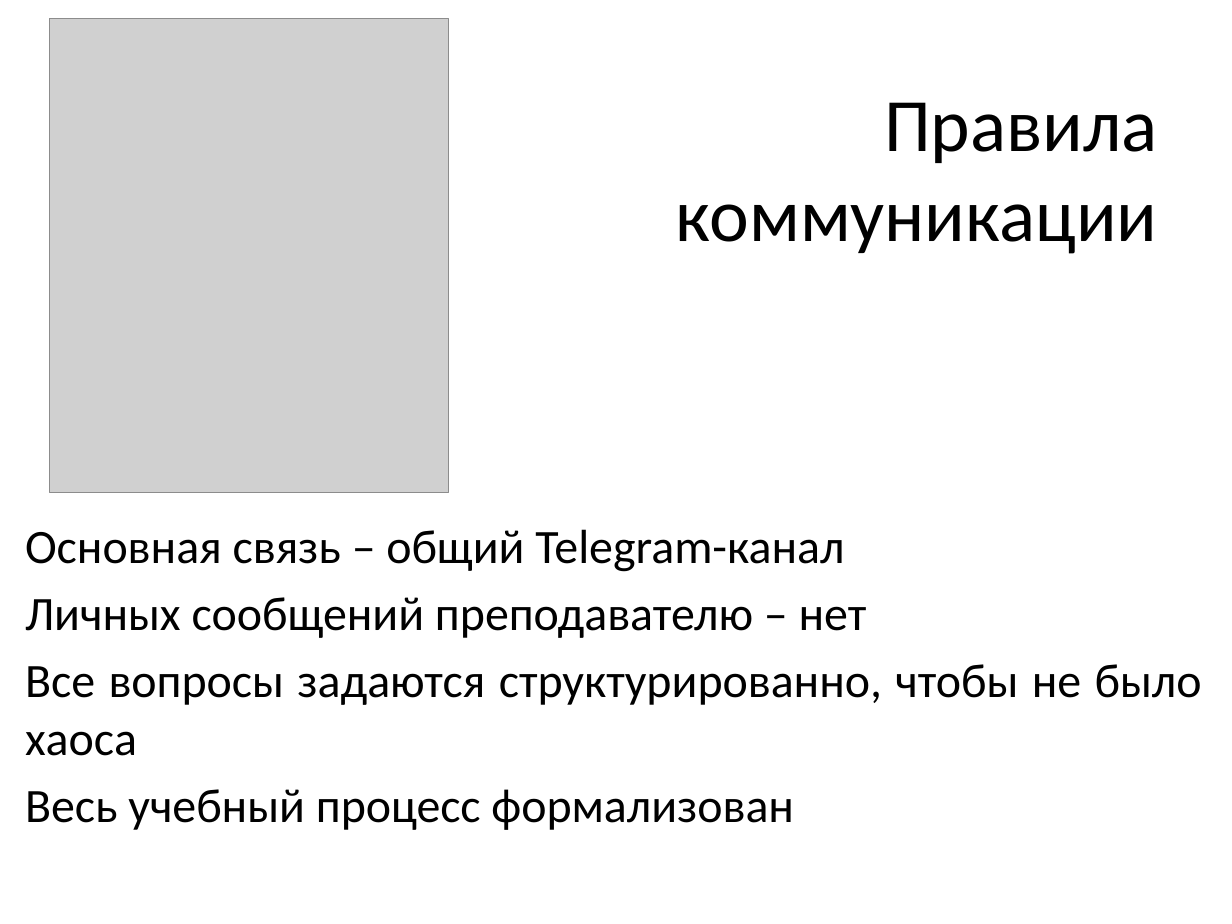
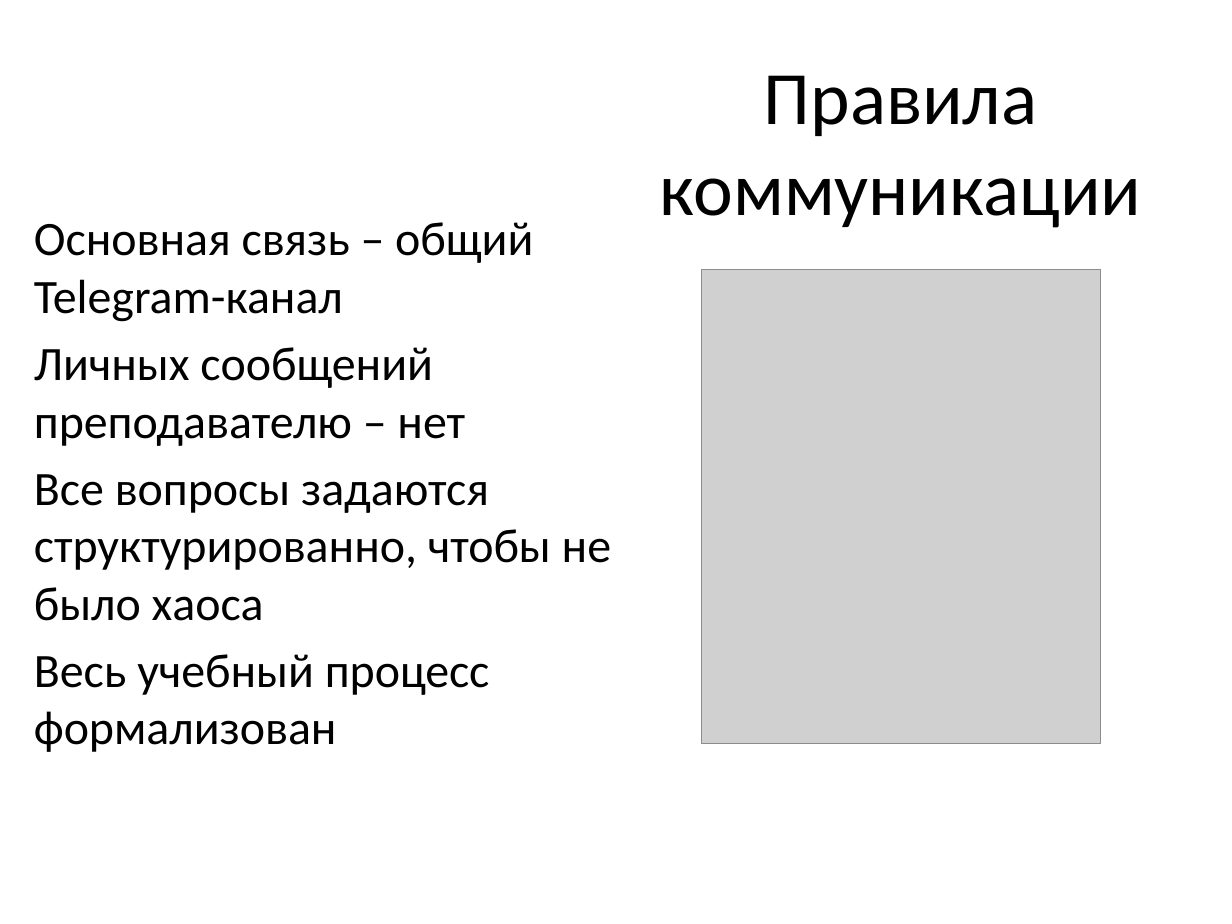
Before and after one commit to DaniilTropin11/IT-Support-Labs, a slide deck: slide 3 of lectures/Первая_лекция_GitHub_Classroom.pptx. Drawn at 1232x924 pixels with LibreOffice and Linux fonts; fonts in the diff are those of the drawing; grey boxes stand for pictures. Boxes give left, top, right and bottom in pixels: in the first picture for what was removed or moved away, otherwise in the second. Text is boxed around its words. In the diff, an @@ line names an element or a change of style, - is before the commit and + after.

```diff
--- a/lectures/Первая_лекция_GitHub_Classroom.pptx
+++ b/lectures/Первая_лекция_GitHub_Classroom.pptx
@@ title "Правила коммуникации" moved from (x1=676, y1=102, x2=1158, y2=254) to (x1=660, y1=75, x2=1142, y2=228) @@
@@ title "Правила коммуникации" at (x1=660, y1=75, x2=1142, y2=228): alignment right to centre @@
@@ text "Основная связь – общий Telegram-канал" moved from (x1=25, y1=529, x2=1202, y2=830) to (x1=34, y1=222, x2=611, y2=752) @@
@@ text "Основная связь – общий Telegram-канал" at (x1=34, y1=222, x2=611, y2=752): alignment justified to left @@
@@ picture moved from (x1=49, y1=18, x2=448, y2=493) to (x1=701, y1=270, x2=1100, y2=744) @@
```
Also in this commit, not shown: 1 other slide changed, 1 slide added, 1 slide removed.
